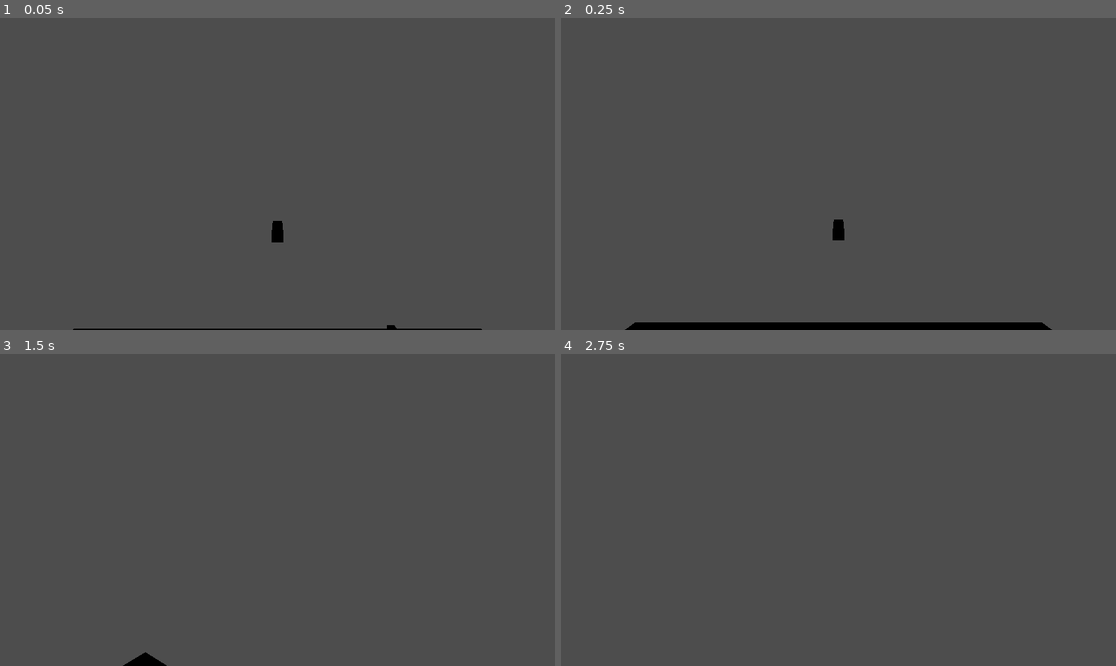
Above: before the commit, frames 1-4 (two rows, left to right).
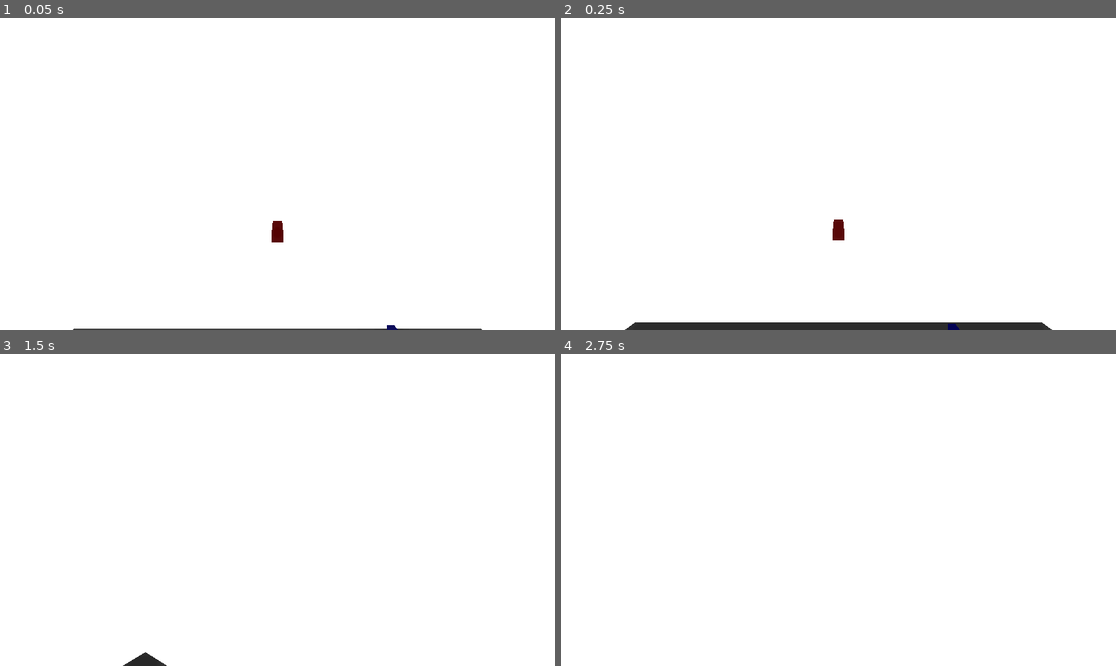
Above: after the commit, the same moments.

Repository: Fatbonks/Aceroa_game_jam
Game: Godot game, scene res://levels/world.tscn
The game is run twice, just before and just after one commit, with the same random seed, the same clock (stepped at 60 frames per second) and the same inputs.
Inputs (mouse positions are in pixels of both pictures, inside the frame that each line leads up to):
- Up to frame 1 (0.05 s): no input
- Up to frame 2 (0.25 s): no input
- Up to frame 3 (1.5 s): tap Enter (ui_accept) at 0.5, 0.77 s; move the mouse to (305, 510) at 0.52 s; press the mouse at (305, 510) at 0.53 s; hold Up (ui_up) from 0.53 s (still down); move the mouse to (249, 510) at 1.27 s; release the mouse at (249, 510) at 1.28 s; tap E (interact) at 1.35 s
- Up to frame 4 (2.75 s): keep holding Up (ui_up); tap Enter (ui_accept) at 1.52 s; click (810, 510) at 1.55 s; move the mouse to (849, 503) at 2.02 s; hold Mouse wheel down (scroll_down) from 2.03 s (still down); click (849, 503) at 2.3 s

The runs differ from the first frame. In frame 1, 100% of the frame differs, in the area x 0-100%, y 0-100%; in frame 2, 100%; in frame 3, 100%; in frame 4, 100%.

Commit message:
made weapon system and health system

Diff:
--- /dev/null
+++ b/components/Component_take_damage/health_component.gd
@@ -0,0 +1,20 @@
+extends Node
+signal death_animation
+signal hit_animation
+@export_category("object stats")
+@export var max_health: int
+
+var health:int
+
+func _ready():
+	health = max_health
+
+func take_damage(damage:int):
+	health -= damage
+	if health <= 0:
+		death_animation.emit()
+	else:
+		hit_animation.emit()
+
+func destroy_object():
+	owner.queue_free()
--- /dev/null
+++ b/components/Component_take_damage/health_component.tscn
@@ -0,0 +1,6 @@
+[gd_scene load_steps=2 format=3 uid="uid://c7800qqmkjjov"]
+
+[ext_resource type="Script" path="res://components/Component_take_damage/health_component.gd" id="1_8nl4x"]
+
+[node name="health_component" type="Node"]
+script = ExtResource("1_8nl4x")
--- /dev/null
+++ b/components/Component_take_damage/hitbox_component.gd
@@ -0,0 +1,5 @@
+class_name Hitbox
+extends Area3D
+signal damaged(damage:int)
+func take_damage(damage:int):
+	damaged.emit(damage)
--- /dev/null
+++ b/components/Component_take_damage/hitbox_component.tscn
@@ -0,0 +1,7 @@
+[gd_scene load_steps=2 format=3 uid="uid://dpadrd44m3jo"]
+
+[ext_resource type="Script" path="res://components/Component_take_damage/hitbox_component.gd" id="1_sfgad"]
+
+[node name="hitbox_component" type="Area3D"]
+monitoring = false
+script = ExtResource("1_sfgad")
--- a/components/weapon_systems/hitscan_weapon_system.gd
+++ b/components/weapon_systems/hitscan_weapon_system.gd
@@ -1,11 +1,74 @@
 extends Node
+signal reload
+# determines how much ammo and reserve a gun can have
+@export_category("Weapon Stats")
+@export var weapon_range:int = -10
+@export var damage:int
+@export var max_clip:int
+@export var max_mag:int
+@export var fire_rate:float
+@export_subgroup("reload stats")
+@export var reload_time:int
+@onready var bullets_range:RayCast3D = %bullets_range
+@export_subgroup("weapon functions")
+@export var is_auto:bool
+@export var can_burst:bool
+@export_subgroup("burst functions")
+@export var burst_bullet_amount: int
+@export var burst_time_between_bullet: float
+
+# internal stats
+var current_ammo:int
+var current_mag:int
+var is_reloading:bool
+var is_shooting:bool
+var has_falloff:bool
+# Called when the node enters the scene tree for the first time.
+func _ready():
+	current_ammo = max_clip
+	current_mag = max_mag
+	bullets_range.target_position.z = weapon_range
 
 
-# Called when the node enters the scene tree for the first time.
-func _ready():
-	pass # Replace with function body.
+func _process(delta):
+	if Input.is_action_pressed("shoot") and is_auto and !check_state():
+		shoot_weapon()
+	elif Input.is_action_just_pressed("shoot") and !is_auto and !check_state():
+		shoot_weapon()
 
+func reload_weapon():
+	if current_ammo >= max_clip or current_mag <= 0 or is_reloading or is_shooting:
+		return
+	is_reloading = true
+	await get_tree().create_timer(reload_time).timeout
+	is_reloading = false
+	current_ammo = max_clip
+	current_mag -= 1
+	reload.emit()
 
-# Called every frame. 'delta' is the elapsed time since the previous frame.
-func _process(delta):
-	pass
+func shoot_weapon() -> void:
+	is_shooting = true
+	if bullets_range.is_colliding() == false:
+		return
+	var object = bullets_range.get_collider()
+	if object is Hitbox:
+		damage = calulate_falloff()
+		if can_burst:
+			for i in range(burst_bullet_amount):
+				await get_tree().create_timer(burst_time_between_bullet).timeout
+				object.take_damage(damage)
+		else:
+			object.take_damage(damage)
+	await get_tree().create_timer(fire_rate).timeout
+	is_shooting = false
+
+func calulate_falloff() -> int:
+	if !has_falloff:
+		return damage
+	var falloff_damage:int
+	return falloff_damage
+
+func check_state() -> bool:
+	if is_shooting or is_reloading:
+		return true
+	return false
--- a/components/weapon_systems/hitscan_weapon_system.tscn
+++ b/components/weapon_systems/hitscan_weapon_system.tscn
@@ -1,6 +1,30 @@
-[gd_scene load_steps=2 format=3 uid="uid://y3ehe1x4wppv"]
+[gd_scene load_steps=6 format=3 uid="uid://y3ehe1x4wppv"]
 
 [ext_resource type="Script" path="res://components/weapon_systems/hitscan_weapon_system.gd" id="1_5noyw"]
+[ext_resource type="Shader" uid="uid://b2bkuytvqokj3" path="res://components/weapon_systems/shield.tres" id="2_noxkr"]
+
+[sub_resource type="ShaderMaterial" id="ShaderMaterial_p4f6f"]
+render_priority = 0
+shader = ExtResource("2_noxkr")
+
+[sub_resource type="CapsuleMesh" id="CapsuleMesh_qopxk"]
+material = SubResource("ShaderMaterial_p4f6f")
+
+[sub_resource type="Environment" id="Environment_w0aba"]
+glow_enabled = true
+glow_intensity = 4.4
 
 [node name="Hitscan_weapon_system" type="Node"]
 script = ExtResource("1_5noyw")
+
+[node name="bullets_range" type="RayCast3D" parent="."]
+unique_name_in_owner = true
+target_position = Vector3(0, 0, -10)
+collide_with_areas = true
+collide_with_bodies = false
+
+[node name="MeshInstance3D" type="MeshInstance3D" parent="."]
+mesh = SubResource("CapsuleMesh_qopxk")
+
+[node name="WorldEnvironment" type="WorldEnvironment" parent="."]
+environment = SubResource("Environment_w0aba")
--- /dev/null
+++ b/components/weapon_systems/shield.tres
@@ -0,0 +1,83 @@
+[gd_resource type="VisualShader" load_steps=8 format=3 uid="uid://b2bkuytvqokj3"]
+
+[ext_resource type="Texture2D" uid="uid://b5csn34pw4tlk" path="res://components/weapon_systems/mask.png" id="1_mvs7u"]
+
+[sub_resource type="VisualShaderNodeTexture" id="VisualShaderNodeTexture_cb456"]
+expanded_output_ports = [0]
+texture = ExtResource("1_mvs7u")
+
+[sub_resource type="VisualShaderNodeColorConstant" id="VisualShaderNodeColorConstant_k05hs"]
+expanded_output_ports = [0]
+constant = Color(0.0352941, 0.270588, 1, 1)
+
+[sub_resource type="VisualShaderNodeUVFunc" id="VisualShaderNodeUVFunc_iq5k2"]
+
+[sub_resource type="VisualShaderNodeInput" id="VisualShaderNodeInput_ciskt"]
+input_name = "time"
+
+[sub_resource type="VisualShaderNodeFloatOp" id="VisualShaderNodeFloatOp_ylbul"]
+default_input_values = [0, 0.0, 1, 0.2]
+operator = 2
+
+[sub_resource type="VisualShaderNodeVectorCompose" id="VisualShaderNodeVectorCompose_tuvbr"]
+op_type = 0
+
+[resource]
+code = "shader_type spatial;
+render_mode blend_mix, depth_draw_opaque, cull_back, diffuse_lambert, specular_schlick_ggx;
+
+uniform sampler2D tex_frg_2;
+
+
+
+void fragment() {
+// ColorConstant:3
+	vec4 n_out3p0 = vec4(0.035294, 0.270588, 1.000000, 1.000000);
+	float n_out3p1 = n_out3p0.r;
+
+
+// Input:5
+	float n_out5p0 = TIME;
+
+
+// FloatOp:6
+	float n_in6p1 = 0.20000;
+	float n_out6p0 = n_out5p0 * n_in6p1;
+
+
+// VectorCompose:7
+	float n_in7p1 = 0.00000;
+	vec2 n_out7p0 = vec2(n_out6p0, n_in7p1);
+
+
+// UVFunc:4
+	vec2 n_in4p1 = vec2(1.00000, 1.00000);
+	vec2 n_out4p0 = n_out7p0 * n_in4p1 + UV;
+
+
+// Texture2D:2
+	vec4 n_out2p0 = texture(tex_frg_2, n_out4p0);
+	float n_out2p1 = n_out2p0.r;
+
+
+// Output:0
+	ALBEDO = vec3(n_out3p0.xyz);
+	ALPHA = n_out2p1;
+
+
+}
+"
+graph_offset = Vector2(-103.695, 32.7294)
+nodes/fragment/2/node = SubResource("VisualShaderNodeTexture_cb456")
+nodes/fragment/2/position = Vector2(120, 200)
+nodes/fragment/3/node = SubResource("VisualShaderNodeColorConstant_k05hs")
+nodes/fragment/3/position = Vector2(160, 60)
+nodes/fragment/4/node = SubResource("VisualShaderNodeUVFunc_iq5k2")
+nodes/fragment/4/position = Vector2(-80, 200)
+nodes/fragment/5/node = SubResource("VisualShaderNodeInput_ciskt")
+nodes/fragment/5/position = Vector2(-520, 160)
+nodes/fragment/6/node = SubResource("VisualShaderNodeFloatOp_ylbul")
+nodes/fragment/6/position = Vector2(-360, 240)
+nodes/fragment/7/node = SubResource("VisualShaderNodeVectorCompose_tuvbr")
+nodes/fragment/7/position = Vector2(-220, 240)
+nodes/fragment/connections = PackedInt32Array(2, 1, 0, 1, 4, 0, 2, 0, 5, 0, 6, 0, 3, 0, 0, 0, 7, 0, 4, 2, 6, 0, 7, 0)
--- a/project.godot
+++ b/project.godot
@@ -92,3 +92,8 @@
 "events": [Object(InputEventKey,"resource_local_to_scene":false,"resource_name":"","device":-1,"window_id":0,"alt_pressed":false,"shift_pressed":false,"ctrl_pressed":false,"meta_pressed":false,"pressed":false,"keycode":0,"physical_keycode":82,"key_label":0,"unicode":114,"echo":false,"script":null)
 ]
 }
+shoot={
+"deadzone": 0.5,
+"events": [Object(InputEventMouseButton,"resource_local_to_scene":false,"resource_name":"","device":-1,"window_id":0,"alt_pressed":false,"shift_pressed":false,"ctrl_pressed":false,"meta_pressed":false,"button_mask":0,"position":Vector2(0, 0),"global_position":Vector2(0, 0),"factor":1.0,"button_index":1,"canceled":false,"pressed":false,"double_click":false,"script":null)
+]
+}
Binary file added: components/weapon_systems/mask.png
Not shown, added: components/weapon_systems/mask.png.import
